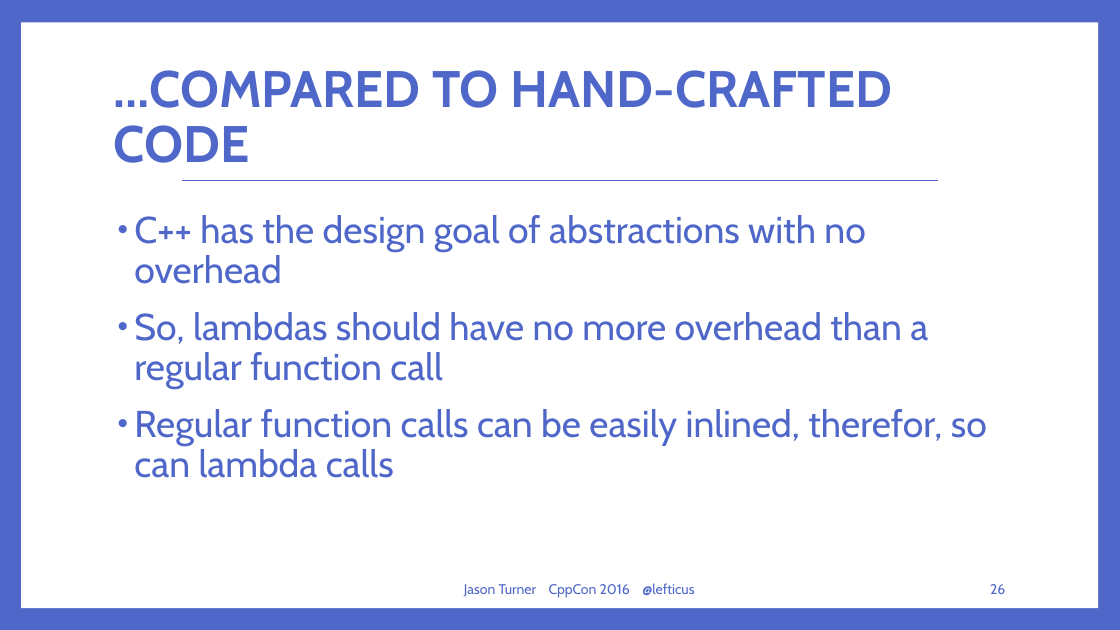
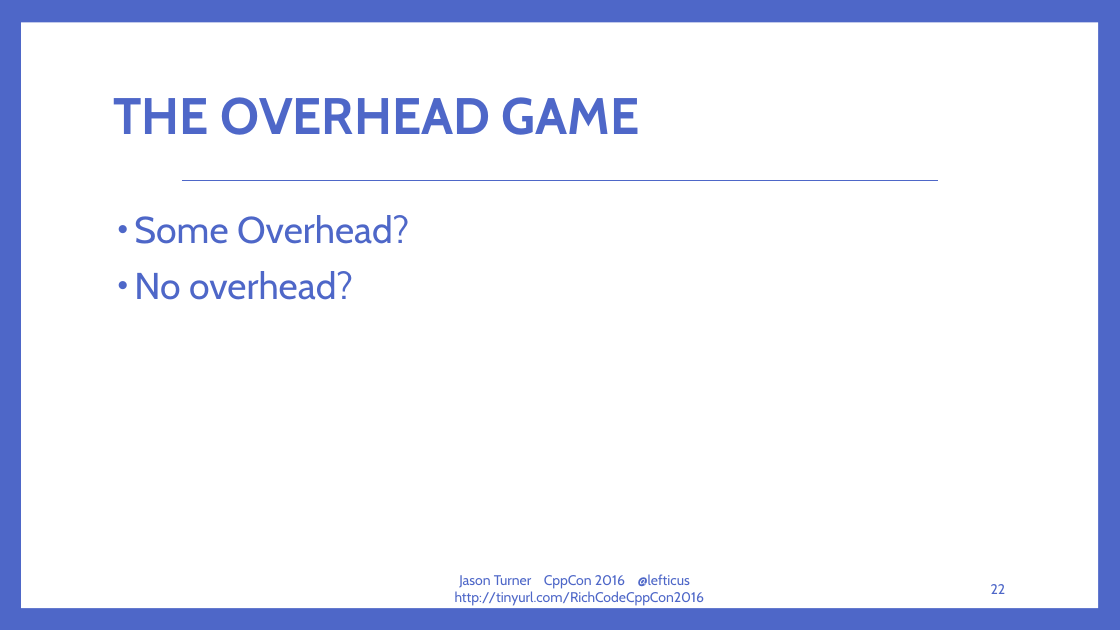
Before and after one commit to lefticus/presentations, a slide deck: slide 22 of RichCodeForTinyMachines/Rich Code For Tiny Computers.pptx (slide 26 before the commit). Drawn at 1120x630 pixels with LibreOffice and Linux fonts; fonts in the diff are those of the drawing. Boxes give left, top, right and bottom in pixels: in the first picture for what was removed or moved away, otherwise in the second. Text is boxed around its words. In the diff, an @@ line names an element or a change of style, - is before the commit and + after.

```diff
--- a/RichCodeForTinyMachines/Rich Code For Tiny Computers.pptx
+++ b/RichCodeForTinyMachines/Rich Code For Tiny Computers.pptx
@@ title at [113, 97, 640, 135]: text changed @@
-…COMPARED TO HAND-CRAFTED CODE
+THE OVERHEAD GAME
@@ text at [134, 215, 409, 300]: text changed @@
-• C++ has the design goal of abstractions with no overhead
-• So, lambdas should have no more overhead than a regular function call
-• Regular function calls can be easily inlined, therefor, so can lambda calls
+• Some Overhead?
+• No overhead?
@@ text at [455, 574, 705, 606]: text changed @@
-Jason Turner CppCon 2016 @lefticus
+Jason Turner CppCon 2016 @lefticus http://tinyurl.com/RichCodeCppCon2016
@@ page number at [991, 584, 1006, 594]: text changed @@
-26
+22
```
Also in this commit, not shown: 68 other slides changed, 1 slide added, 1 other file.
